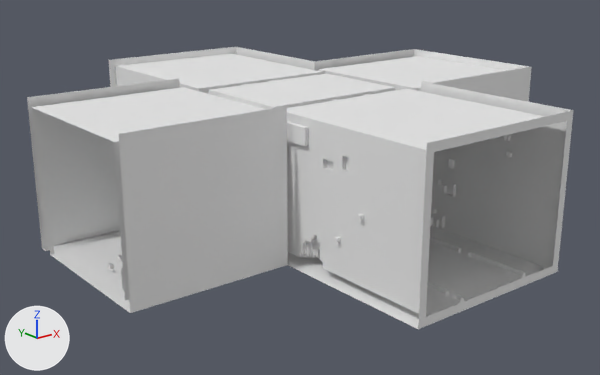
Two versions of the OBJ model Assets/Art/Models/Lvl2 Rozv.obj, one commit apart.
Both versions are drawn from a 50 mm camera at (-131.5, -162.1, 74.0) aimed at (-2.8, -1.3, 9.7). Lighting does not change. The marker at lower left points along +X, +Y and +Z. Where no turn or scale is listed for an object, it has been applied to the vertices. Vertices at the same position are counted once.

Objects in the first picture: 'Lvl2 Rozv'.
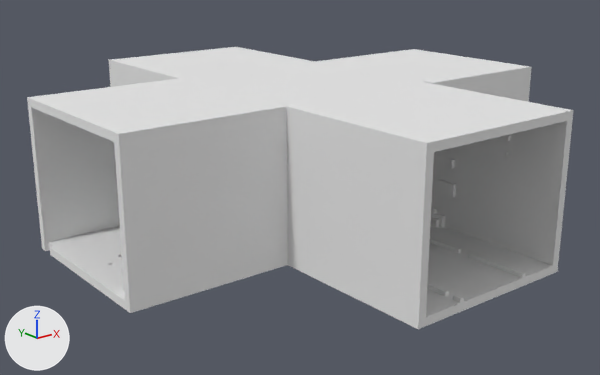
Location of each change, (x1, y1, x2, y2) in pixels of the pictures (600 x 375 px):
part 1 of me_lvl2_rozv, added
    after: (28, 49, 569, 317)

Patch to the scene script:
```diff
--- a/Assets/Art/Models/Lvl2 Rozv.obj.py
+++ b/Assets/Art/Models/Lvl2 Rozv.obj.py
@@ me_lvl2_rozv @@
 # used by ob_lvl2_rozv; location = (0.0, 0.0, 0.0)
-me_lvl2_rozv.from_pydata(...)  # 2578 vertices, 3735 faces; spans x -63.0..63.0, y -63.0..63.0, z 0.0..37.0
+me_lvl2_rozv.from_pydata(...)  # 3225 vertices, 6494 faces; spans x -63.0..63.0, y -63.0..63.0, z 0.0..37.0
+# me_lvl2_rozv part 1: 647 vertices added at x -62.0..62.0, y -62.0..61.0, z 1.0..37.0
 me_lvl2_rozv.materials.append(mat_palette)
```
